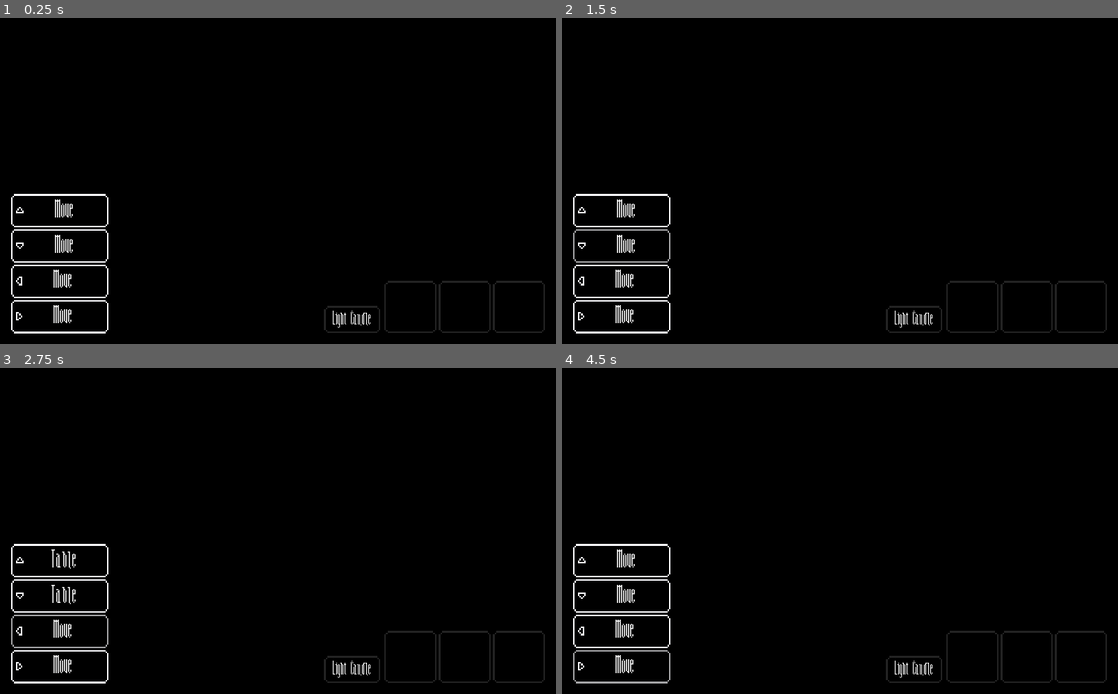
Above: before the commit, frames 1-4 (two rows, left to right).
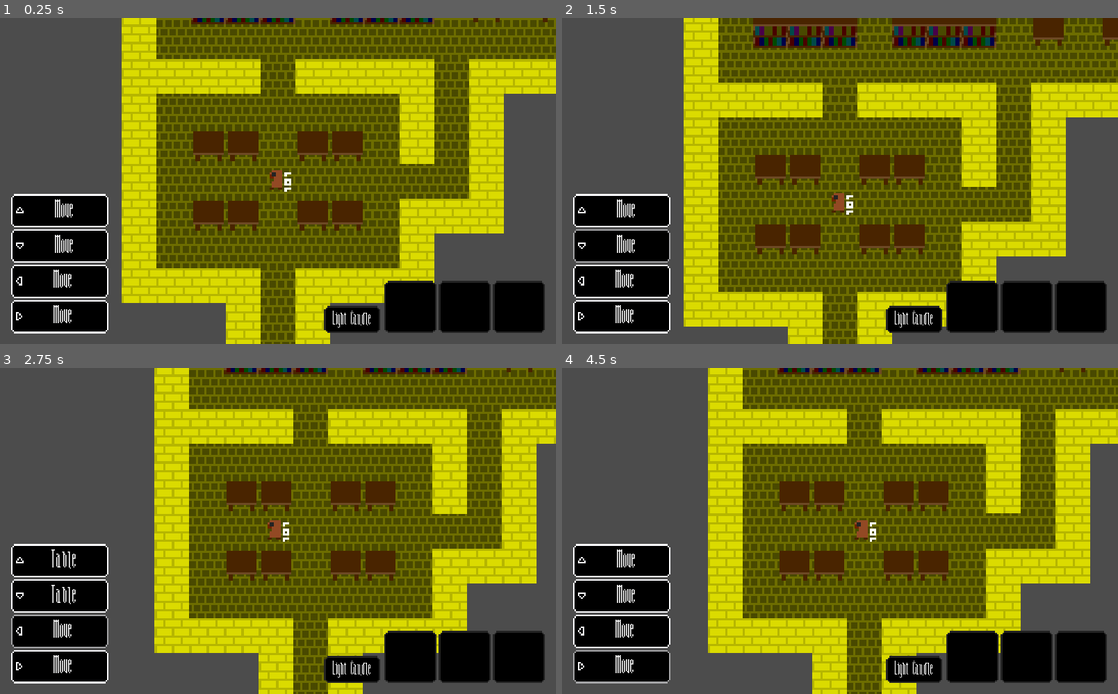
Above: after the commit, the same moments.

Repository: Demindiro/you-are-alone
Game: Godot game, scene res://test_map.tscn
Two runs of this game, one before a commit and one after it. Both use one fixed random seed, a clock stepped at 60 frames per second and the inputs below. The project has no main scene, so this scene is started directly.
Inputs:
- Up to frame 1 (0.25 s): no input
- Up to frame 2 (1.5 s): click "Move" at 0.5 s; click "Move" at 1.25 s
- Up to frame 3 (2.75 s): click "Move" at 2 s
- Up to frame 4 (4.5 s): click "Table" at 2.75 s; click "Table" at 3.5 s; click "Move" at 4.25 s

The runs differ from the first frame. In frame 1, 88% of the frame differs, in the area x 0-100%, y 0-100%; in frame 2, 88%; in frame 3, 88%; in frame 4, 88%.

Commit message:
Add default scenario

Diff:
--- /dev/null
+++ b/default_scenario.gd
@@ -0,0 +1,19 @@
+extends Node
+
+export var player_path := NodePath()
+export var enemy_path := NodePath()
+onready var player: GWJ30_Player = get_node(player_path)
+onready var enemy: GWJ30_Enemy = get_node(enemy_path)
+var map: GWJ30_Map
+
+func _ready() -> void:
+	assert(map != null, "Map is null!")
+	player.teleport(map.get_any_floor_point())
+	enemy.map = map
+	player.map = map
+	# TODO fix this properly
+	map.scale = Vector2(4, 4)
+
+
+func set_map(p_map: GWJ30_Map) -> void:
+	map = p_map
--- /dev/null
+++ b/default_scenario.tscn
@@ -0,0 +1,34 @@
+[gd_scene load_steps=6 format=2]
+
+[ext_resource path="res://map/generate.gd" type="Script" id=1]
+[ext_resource path="res://player/player.tscn" type="PackedScene" id=2]
+[ext_resource path="res://default_scenario.gd" type="Script" id=3]
+[ext_resource path="res://enemy/enemy.tscn" type="PackedScene" id=4]
+[ext_resource path="res://ui/ui.tscn" type="PackedScene" id=5]
+
+[node name="Default scenario" type="Node"]
+script = ExtResource( 3 )
+player_path = NodePath("World/Player")
+enemy_path = NodePath("World/Enemy")
+
+[node name="World" type="Node2D" parent="."]
+scale = Vector2( 64, 64 )
+
+[node name="Map generator" type="Node" parent="World"]
+script = ExtResource( 1 )
+
+[node name="Player" parent="World" instance=ExtResource( 2 )]
+
+[node name="Enemy" parent="World" instance=ExtResource( 4 )]
+z_index = 1000
+player_path = NodePath("../Player")
+
+[node name="UI" parent="." instance=ExtResource( 5 )]
+chest_inventory_path = NodePath("../../Default scenario/UI/Chest inventory")
+self_inventory_path = NodePath("../../Default scenario/UI/Self inventory")
+move_left_button_path = NodePath("../../Default scenario/UI/Actions/Left")
+move_right_button_path = NodePath("../../Default scenario/UI/Actions/Right")
+move_up_button_path = NodePath("../../Default scenario/UI/Actions/Up")
+move_down_button_path = NodePath("../../Default scenario/UI/Actions/Down")
+light_candle_button_path = NodePath("../../Default scenario/UI/Light candle")
+[connection signal="done" from="World/Map generator" to="." method="set_map"]
--- a/enemy/enemy.gd
+++ b/enemy/enemy.gd
@@ -4,16 +4,24 @@
 
 export var map_path := NodePath()
 export var player_path := NodePath()
-onready var map: GWJ30_Map = get_node(map_path)
+onready var map: GWJ30_Map = get_node_or_null(map_path)
 onready var player: GWJ30_Player = get_node(player_path)
 
-var state: GWJ30_EnemyState = GWJ30_EnemyState_Idle.new()
+var state: GWJ30_EnemyState = GWJ30_EnemyState_Teleport.new()
 var move_counter := 0
 
 
 func _ready() -> void:
 	# Deferred in case the player moves _after_
 	var e := player.connect("move", self, "call_deferred", ["move"])
+	call_deferred("_post_ready")
+
+
+func _post_ready() -> void:
+	# Move once already (teleport in this case)
+	state = state.advance(map, player, self)
+	# Start playing audio now to prevent the player from hearing one beat
+	get_node("Audio").play()
 
 
 func move() -> void:
--- /dev/null
+++ b/enemy/enemy.tscn
@@ -0,0 +1,16 @@
+[gd_scene load_steps=4 format=2]
+
+[ext_resource path="res://enemy/enemy.png" type="Texture" id=1]
+[ext_resource path="res://enemy/enemy.gd" type="Script" id=2]
+[ext_resource path="res://enemy/485076__inspectorj__heartbeat-regular-single-01-01-loop.wav" type="AudioStream" id=3]
+
+[node name="Enemy" type="Sprite"]
+position = Vector2( 9, -1 )
+scale = Vector2( 0.062, 0.062 )
+texture = ExtResource( 1 )
+offset = Vector2( 8, 8 )
+script = ExtResource( 2 )
+
+[node name="Audio" type="AudioStreamPlayer2D" parent="."]
+stream = ExtResource( 3 )
+max_distance = 512.0
--- a/map/generate.gd
+++ b/map/generate.gd
@@ -25,7 +25,7 @@
 	preload("library/library.tres"): 0.25,
 	#preload("fountain/fountain.tres"): 0.5
 }
-const TILES_PER_MAP := 512
+const TILES_PER_MAP := 256
 
 var _tiles := []
 var _tile_table := []
@@ -33,7 +33,7 @@
 
 
 func _enter_tree() -> void:
-	randomize()
+	var time := OS.get_ticks_msec()
 	for res in TILES:
 		var c = TILES[res]
 		_tile_table_sum += c
@@ -80,9 +80,14 @@
 			if do_break:
 				break
 
+	print("Generate time: ", OS.get_ticks_msec() - time, " ms")
+
 	add_child(map)
 	emit_signal("done", map)
 	set_script(null)
+	# TODO the below causes SIGSEGV, report this
+	# Presumably because of the set_script(null) thing above
+	#print("Generate time: ", OS.get_ticks_msec() - time, " ms")
 
 
 func _pop_random_tile(tiles: Array, tiles_sum: float) -> GWJ30_RoomResource:
--- a/player/player.gd
+++ b/player/player.gd
@@ -13,7 +13,7 @@
 
 export var map_path := NodePath()
 #onready var map: GWJ30_Map = get_node(map_path)
-onready var map = get_node(map_path)
+onready var map = get_node_or_null(map_path)
 
 onready var _visual: Node2D = get_node("Visual")
 onready var _shadow: MeshInstance2D = get_node("Visual/Center shadow")
@@ -29,14 +29,19 @@
 func _ready() -> void:
 	_visual.set_as_toplevel(true)
 	_visual.scale = Vector2(4, 4)
-	_visual.position = global_position
-	_old_position = global_position
+	teleport(position)
 	_update_shadow()
 
 
 func _process(delta: float) -> void:
 	_interpolation_fraction = min(1.0, _interpolation_fraction + delta * 5.0)
 	_visual.position = _old_position.linear_interpolate(global_position, ease(_interpolation_fraction, -1.75))
+
+
+func teleport(p_position: Vector2) -> void:
+	position = p_position
+	_visual.position = global_position
+	_old_position = global_position
 
 
 func move_left() -> void:
--- a/player/player.tscn
+++ b/player/player.tscn
@@ -46,26 +46,31 @@
 centered = false
 
 [node name="Center shadow" type="MeshInstance2D" parent="Visual"]
+visible = false
 material = SubResource( 2 )
 position = Vector2( 8, 8 )
 mesh = SubResource( 3 )
 
 [node name="Cover left" type="MeshInstance2D" parent="Visual"]
+visible = false
 material = SubResource( 5 )
 position = Vector2( -1040, -992 )
 mesh = SubResource( 6 )
 
 [node name="Cover up" type="MeshInstance2D" parent="Visual"]
+visible = false
 material = SubResource( 5 )
 position = Vector2( 1000, -1040 )
 mesh = SubResource( 6 )
 
 [node name="Cover right" type="MeshInstance2D" parent="Visual"]
+visible = false
 material = SubResource( 5 )
 position = Vector2( 1056, 992 )
 mesh = SubResource( 6 )
 
 [node name="Cover down" type="MeshInstance2D" parent="Visual"]
+visible = false
 material = SubResource( 5 )
 position = Vector2( -992, 1056 )
 mesh = SubResource( 6 )
--- a/test_map.tscn
+++ b/test_map.tscn
@@ -8,28 +8,8 @@
 [ext_resource path="res://map/library/library.tscn" type="PackedScene" id=6]
 [ext_resource path="res://map/map.gd" type="Script" id=7]
 [ext_resource path="res://player/player.tscn" type="PackedScene" id=8]
-[ext_resource path="res://ui/ui.gd" type="Script" id=9]
-[ext_resource path="res://enemy/enemy.png" type="Texture" id=10]
-[ext_resource path="res://enemy/enemy.gd" type="Script" id=11]
-[ext_resource path="res://enemy/485076__inspectorj__heartbeat-regular-single-01-01-loop.wav" type="AudioStream" id=12]
-[ext_resource path="res://ui/theme.tres" type="Theme" id=13]
-[ext_resource path="res://ui/arrow_up-x3.png" type="Texture" id=14]
-[ext_resource path="res://ui/arrow_down-x3.png" type="Texture" id=15]
-[ext_resource path="res://ui/arrow_left-x3.png" type="Texture" id=16]
-[ext_resource path="res://ui/arrow_right-x3.png" type="Texture" id=17]
-[ext_resource path="res://ui/font/AfternoonRegular-Wy0DG.ttf" type="DynamicFontData" id=18]
-
-
-
-
-
-
-
-
-
-[sub_resource type="DynamicFont" id=1]
-size = 48
-font_data = ExtResource( 18 )
+[ext_resource path="res://ui/ui.tscn" type="PackedScene" id=9]
+[ext_resource path="res://enemy/enemy.tscn" type="PackedScene" id=10]
 
 [node name="Node" type="Node"]
 __meta__ = {
@@ -56,158 +36,22 @@
 
 [node name="T Split" parent="World/Test map" instance=ExtResource( 4 )]
 position = Vector2( 9, 10 )
-scale = Vector2( 0.0625, 0.0625 )
 
 [node name="Storage room" parent="World/Test map" instance=ExtResource( 2 )]
 position = Vector2( 4, 9 )
-scale = Vector2( 0.0625, 0.0625 )
 
 [node name="Library" parent="World/Test map" instance=ExtResource( 6 )]
 position = Vector2( 6, -8 )
-scale = Vector2( 0.0625, 0.0625 )
 
 [node name="Corner" parent="World/Test map" instance=ExtResource( 5 )]
 position = Vector2( 14, 2 )
 
-[node name="Enemy" type="Sprite" parent="World"]
-position = Vector2( 9, -1 )
-scale = Vector2( 0.062, 0.062 )
-texture = ExtResource( 10 )
-offset = Vector2( 8, 8 )
-script = ExtResource( 11 )
+[node name="Enemy" parent="World" instance=ExtResource( 10 )]
 map_path = NodePath("../Test map")
 player_path = NodePath("../Player")
-
-[node name="AudioStreamPlayer2D" type="AudioStreamPlayer2D" parent="World/Enemy"]
-stream = ExtResource( 12 )
-autoplay = true
-max_distance = 512.0
 
 [node name="Player" parent="World" instance=ExtResource( 8 )]
 position = Vector2( 10, 3 )
 map_path = NodePath("../../World/Test map")
 
-[node name="UI" type="CanvasLayer" parent="."]
-script = ExtResource( 9 )
-player_path = NodePath("../World/Player")
-chest_inventory_path = NodePath("Chest inventory")
-self_inventory_path = NodePath("Self inventory")
-move_left_button_path = NodePath("Actions/Left")
-move_right_button_path = NodePath("Actions/Right")
-move_up_button_path = NodePath("Actions/Up")
-move_down_button_path = NodePath("Actions/Down")
-light_candle_button_path = NodePath("Light candle")
-
-[node name="Self inventory" type="HBoxContainer" parent="UI"]
-anchor_left = 1.0
-anchor_top = 1.0
-anchor_right = 1.0
-anchor_bottom = 1.0
-margin_right = -20.0
-margin_bottom = -20.0
-grow_horizontal = 0
-grow_vertical = 0
-theme = ExtResource( 13 )
-__meta__ = {
-"_edit_use_anchors_": false
-}
-
-[node name="Actions" type="VBoxContainer" parent="UI"]
-anchor_top = 1.0
-anchor_bottom = 1.0
-margin_left = 20.0
-margin_right = 200.0
-margin_bottom = -20.0
-grow_vertical = 0
-theme = ExtResource( 13 )
-__meta__ = {
-"_edit_use_anchors_": false
-}
-
-[node name="Up" type="Button" parent="UI/Actions"]
-margin_right = 180.0
-margin_bottom = 60.0
-focus_mode = 0
-mouse_default_cursor_shape = 2
-shortcut_in_tooltip = false
-enabled_focus_mode = 0
-text = "Move"
-icon = ExtResource( 14 )
-__meta__ = {
-"_edit_use_anchors_": false
-}
-
-[node name="Down" type="Button" parent="UI/Actions"]
-margin_top = 64.0
-margin_right = 180.0
-margin_bottom = 124.0
-focus_mode = 0
-mouse_default_cursor_shape = 2
-shortcut_in_tooltip = false
-enabled_focus_mode = 0
-text = "Move"
-icon = ExtResource( 15 )
-__meta__ = {
-"_edit_use_anchors_": false
-}
-
-[node name="Left" type="Button" parent="UI/Actions"]
-margin_top = 128.0
-margin_right = 180.0
-margin_bottom = 188.0
-focus_mode = 0
-mouse_default_cursor_shape = 2
-shortcut_in_tooltip = false
-enabled_focus_mode = 0
-text = "Move"
-icon = ExtResource( 16 )
-__meta__ = {
-"_edit_use_anchors_": false
-}
-
-[node name="Right" type="Button" parent="UI/Actions"]
-margin_top = 192.0
-margin_right = 180.0
-margin_bottom = 252.0
-focus_mode = 0
-mouse_default_cursor_shape = 2
-shortcut_in_tooltip = false
-enabled_focus_mode = 0
-text = "Move"
-icon = ExtResource( 17 )
-__meta__ = {
-"_edit_use_anchors_": false
-}
-
-[node name="Chest inventory" type="HBoxContainer" parent="UI"]
-anchor_left = 1.0
-anchor_top = 1.0
-anchor_right = 1.0
-anchor_bottom = 1.0
-margin_right = -20.0
-margin_bottom = -140.0
-grow_horizontal = 0
-grow_vertical = 0
-theme = ExtResource( 13 )
-__meta__ = {
-"_edit_use_anchors_": true
-}
-
-[node name="Light candle" type="Button" parent="UI"]
-anchor_left = 1.0
-anchor_top = 1.0
-anchor_right = 1.0
-anchor_bottom = 1.0
-margin_left = -427.477
-margin_top = -58.8408
-margin_right = -324.0
-margin_bottom = -20.0
-grow_horizontal = 0
-grow_vertical = 0
-focus_mode = 0
-theme = ExtResource( 13 )
-custom_fonts/font = SubResource( 1 )
-text = "Light   Candle"
-__meta__ = {
-"_edit_use_anchors_": false
-}
+[node name="UI" parent="." instance=ExtResource( 9 )]
--- a/ui/theme.tres
+++ b/ui/theme.tres
@@ -30,14 +30,6 @@
 margin_bottom = 9.0
 modulate_color = Color( 0.654902, 0.654902, 0.654902, 1 )
 
-[sub_resource type="StyleBoxTexture" id=2]
-texture = ExtResource( 3 )
-region_rect = Rect2( 0, 0, 15, 15 )
-margin_left = 9.0
-margin_right = 9.0
-margin_top = 9.0
-margin_bottom = 9.0
-
 [sub_resource type="StyleBoxTexture" id=4]
 texture = ExtResource( 3 )
 region_rect = Rect2( 0, 0, 15, 15 )
@@ -45,26 +37,34 @@
 margin_right = 9.0
 margin_top = 9.0
 margin_bottom = 9.0
+
+[sub_resource type="StyleBoxTexture" id=5]
+texture = ExtResource( 3 )
+region_rect = Rect2( 0, 0, 15, 15 )
+margin_left = 9.0
+margin_right = 9.0
+margin_top = 9.0
+margin_bottom = 9.0
 modulate_color = Color( 0.207843, 0.207843, 0.207843, 1 )
 
-[sub_resource type="DynamicFont" id=1]
+[sub_resource type="DynamicFont" id=6]
 size = 64
 outline_color = Color( 1, 0.996078, 0.996078, 1 )
 font_data = ExtResource( 1 )
 
 [resource]
-default_font = SubResource( 1 )
+default_font = SubResource( 6 )
 Button/colors/font_color = Color( 1, 1, 1, 1 )
 Button/colors/font_color_disabled = Color( 1, 1, 1, 1 )
 Button/colors/font_color_hover = Color( 1, 1, 1, 1 )
 Button/colors/font_color_pressed = Color( 1, 1, 1, 1 )
 Button/constants/hseparation = 2
 Button/fonts/font = null
-Button/styles/disabled = SubResource( 6 )
-Button/styles/focus = SubResource( 5 )
+Button/styles/disabled = SubResource( 1 )
+Button/styles/focus = SubResource( 2 )
 Button/styles/hover = SubResource( 3 )
-Button/styles/normal = SubResource( 2 )
-Button/styles/pressed = SubResource( 4 )
+Button/styles/normal = SubResource( 4 )
+Button/styles/pressed = SubResource( 5 )
 CheckBox/colors/font_color = Color( 0, 0, 0, 1 )
 CheckBox/colors/font_color_disabled = Color( 0, 0, 0, 1 )
 CheckBox/colors/font_color_hover = Color( 0, 0, 0, 1 )
--- a/ui/ui.gd
+++ b/ui/ui.gd
@@ -41,6 +41,7 @@
 	e = light_candle_button.connect("pressed", player, "light_candle")
 	assert(e == OK)
 	_refresh_inventory()
+	call_deferred("_refresh_actions")
 
 
 func move() -> void:
--- /dev/null
+++ b/ui/ui.tscn
@@ -0,0 +1,137 @@
+[gd_scene load_steps=9 format=2]
+
+[ext_resource path="res://ui/theme.tres" type="Theme" id=1]
+[ext_resource path="res://ui/arrow_up-x3.png" type="Texture" id=2]
+[ext_resource path="res://ui/ui.gd" type="Script" id=3]
+[ext_resource path="res://ui/arrow_down-x3.png" type="Texture" id=4]
+[ext_resource path="res://ui/font/AfternoonRegular-Wy0DG.ttf" type="DynamicFontData" id=5]
+[ext_resource path="res://ui/arrow_right-x3.png" type="Texture" id=6]
+[ext_resource path="res://ui/arrow_left-x3.png" type="Texture" id=7]
+
+[sub_resource type="DynamicFont" id=1]
+size = 48
+font_data = ExtResource( 5 )
+
+[node name="UI" type="CanvasLayer"]
+script = ExtResource( 3 )
+player_path = NodePath("../World/Player")
+chest_inventory_path = NodePath("Chest inventory")
+self_inventory_path = NodePath("Self inventory")
+move_left_button_path = NodePath("Actions/Left")
+move_right_button_path = NodePath("Actions/Right")
+move_up_button_path = NodePath("Actions/Up")
+move_down_button_path = NodePath("Actions/Down")
+light_candle_button_path = NodePath("Light candle")
+
+[node name="Self inventory" type="HBoxContainer" parent="."]
+anchor_left = 1.0
+anchor_top = 1.0
+anchor_right = 1.0
+anchor_bottom = 1.0
+margin_right = -20.0
+margin_bottom = -20.0
+grow_horizontal = 0
+grow_vertical = 0
+theme = ExtResource( 1 )
+__meta__ = {
+"_edit_use_anchors_": false
+}
+
+[node name="Actions" type="VBoxContainer" parent="."]
+anchor_top = 1.0
+anchor_bottom = 1.0
+margin_left = 20.0
+margin_right = 200.0
+margin_bottom = -20.0
+grow_vertical = 0
+theme = ExtResource( 1 )
+__meta__ = {
+"_edit_use_anchors_": false
+}
+
+[node name="Up" type="Button" parent="Actions"]
+margin_right = 180.0
+margin_bottom = 60.0
+focus_mode = 0
+mouse_default_cursor_shape = 2
+shortcut_in_tooltip = false
+enabled_focus_mode = 0
+text = "Move"
+icon = ExtResource( 2 )
+__meta__ = {
+"_edit_use_anchors_": false
+}
+
+[node name="Down" type="Button" parent="Actions"]
+margin_top = 64.0
+margin_right = 180.0
+margin_bottom = 124.0
+focus_mode = 0
+mouse_default_cursor_shape = 2
+shortcut_in_tooltip = false
+enabled_focus_mode = 0
+text = "Move"
+icon = ExtResource( 4 )
+__meta__ = {
+"_edit_use_anchors_": false
+}
+
+[node name="Left" type="Button" parent="Actions"]
+margin_top = 128.0
+margin_right = 180.0
+margin_bottom = 188.0
+focus_mode = 0
+mouse_default_cursor_shape = 2
+shortcut_in_tooltip = false
+enabled_focus_mode = 0
+text = "Move"
+icon = ExtResource( 7 )
+__meta__ = {
+"_edit_use_anchors_": false
+}
+
+[node name="Right" type="Button" parent="Actions"]
+margin_top = 192.0
+margin_right = 180.0
+margin_bottom = 252.0
+focus_mode = 0
+mouse_default_cursor_shape = 2
+shortcut_in_tooltip = false
+enabled_focus_mode = 0
+text = "Move"
+icon = ExtResource( 6 )
+__meta__ = {
+"_edit_use_anchors_": false
+}
+
+[node name="Chest inventory" type="HBoxContainer" parent="."]
+anchor_left = 1.0
+anchor_top = 1.0
+anchor_right = 1.0
+anchor_bottom = 1.0
+margin_right = -20.0
+margin_bottom = -140.0
+grow_horizontal = 0
+grow_vertical = 0
+theme = ExtResource( 1 )
+__meta__ = {
+"_edit_use_anchors_": true
+}
+
+[node name="Light candle" type="Button" parent="."]
+anchor_left = 1.0
+anchor_top = 1.0
+anchor_right = 1.0
+anchor_bottom = 1.0
+margin_left = -427.477
+margin_top = -58.8408
+margin_right = -324.0
+margin_bottom = -20.0
+grow_horizontal = 0
+grow_vertical = 0
+theme = ExtResource( 1 )
+custom_fonts/font = SubResource( 1 )
+text = "Light   Candle"
+__meta__ = {
+"_edit_use_anchors_": false
+}
Not shown: 1 places in test_map.tscn that only renumber resources
Not shown: 2 places in ui/theme.tres that only renumber resources
